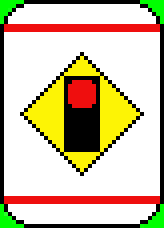
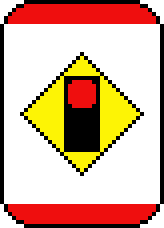
Comparing the layer stacks of the two 164px x 228px images. Changes:
painted on "Color bands" over bbox(4, 4, 160, 224)
removed layer "Green screen" over bbox(0, 0, 164, 228)
